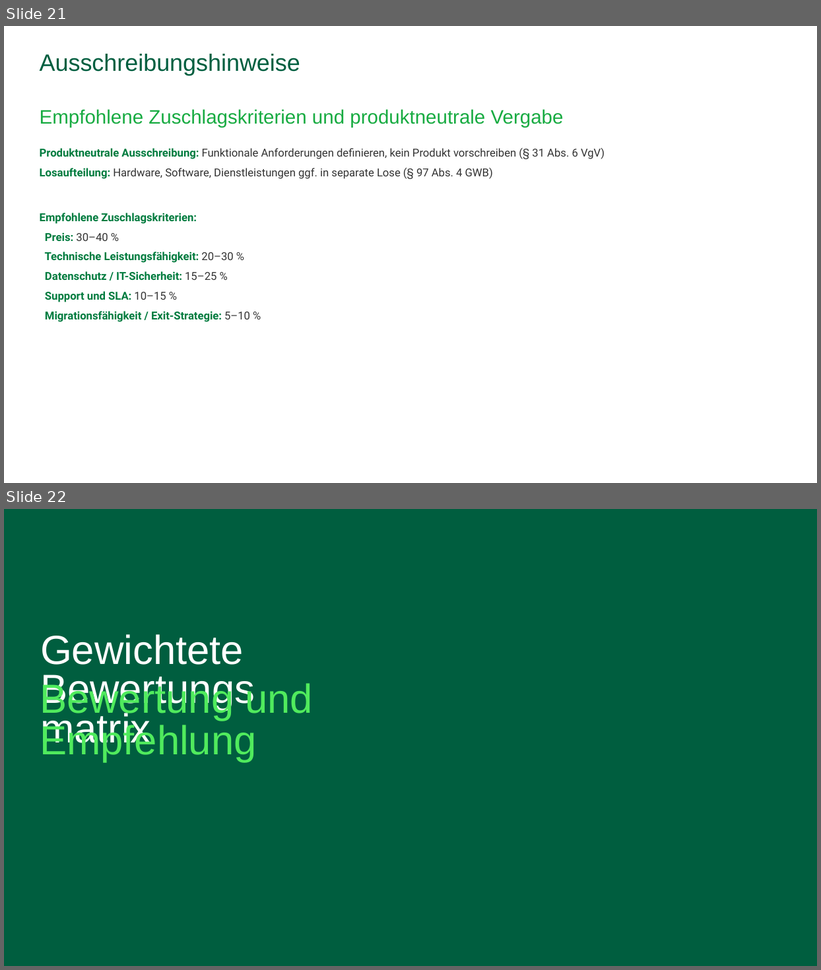
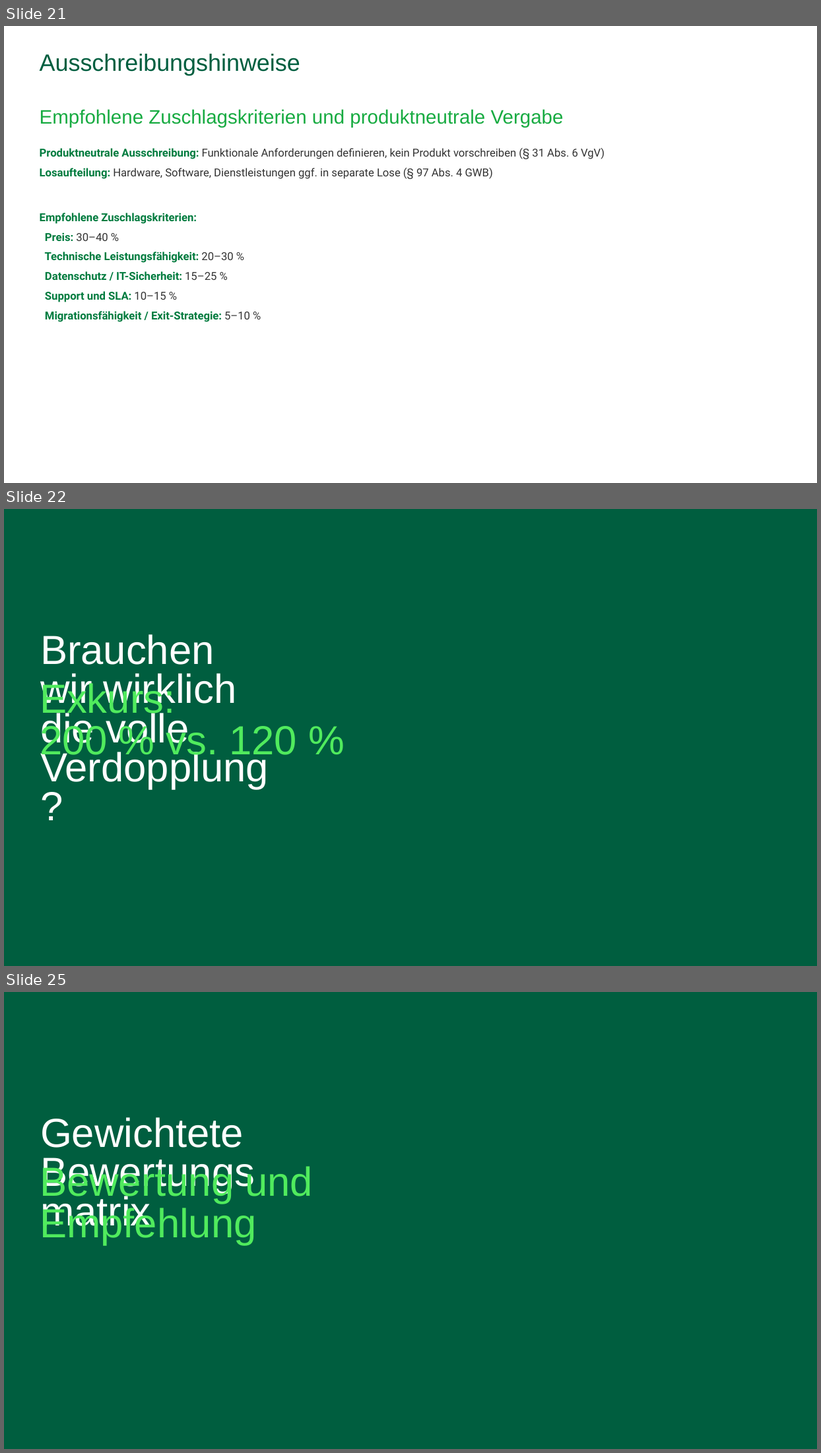
Before and after one commit to stefanbuell-wq/vdi-validation, a slide deck: docs/VDI-Vergleichsanalyse.pptx. Shown one above the other, each under a label of ours: slides 21 and 22 before the commit, slides 21, 22 and 25 after it; the slides between them are not shown. The pictures are 821x970 and 821x1453 pixels, drawn with LibreOffice and Linux fonts; fonts in the diff are those of the drawing; background and template pictures are left out. Boxes give left, top, right and bottom in pixels: in the first picture for what was removed or moved away, otherwise in the second. Text is boxed around its words. In the diff, an @@ line names an element or a change of style, - is before the commit and + after.

```diff
--- a/docs/VDI-Vergleichsanalyse.pptx
+++ b/docs/VDI-Vergleichsanalyse.pptx
@@ slide 22 added at (4,509,817,966), background #FFFFFF; not listed: 1 template element that a slide beside it also shows @@
@@ text added at (40,634,269,789), 48 pt, text #FFFFFF @@
+Brauchen wir wirklich die volle Verdopplung?
@@ title added at (40,681,297,762), 48 pt, text #50EB5D @@
+Exkurs:
+200 % vs. 120 %
@@ what was slide 22 is now slide 25 @@
```
Also in this commit, not shown: 2 slides changed, 2 other slides added, 1 other file.
